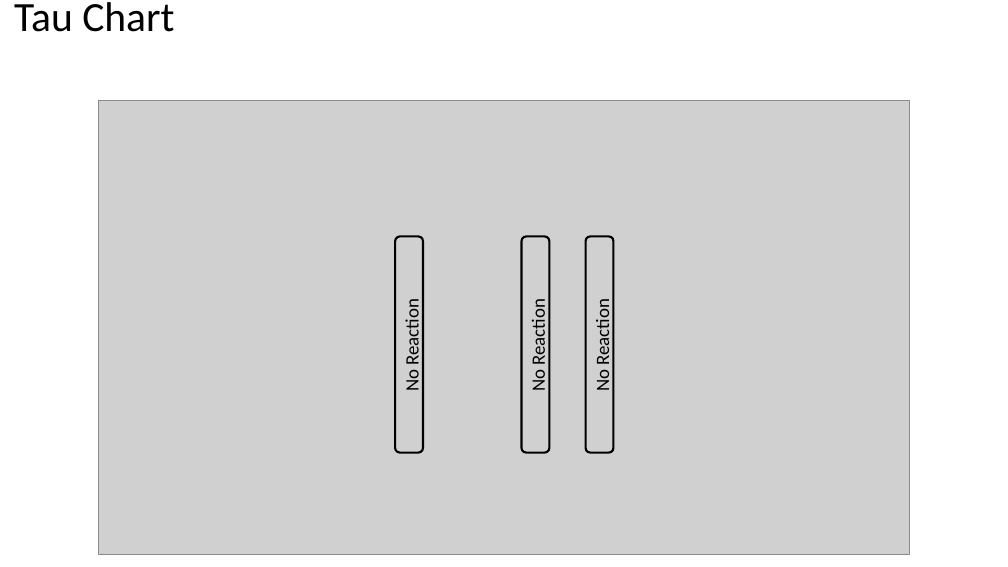
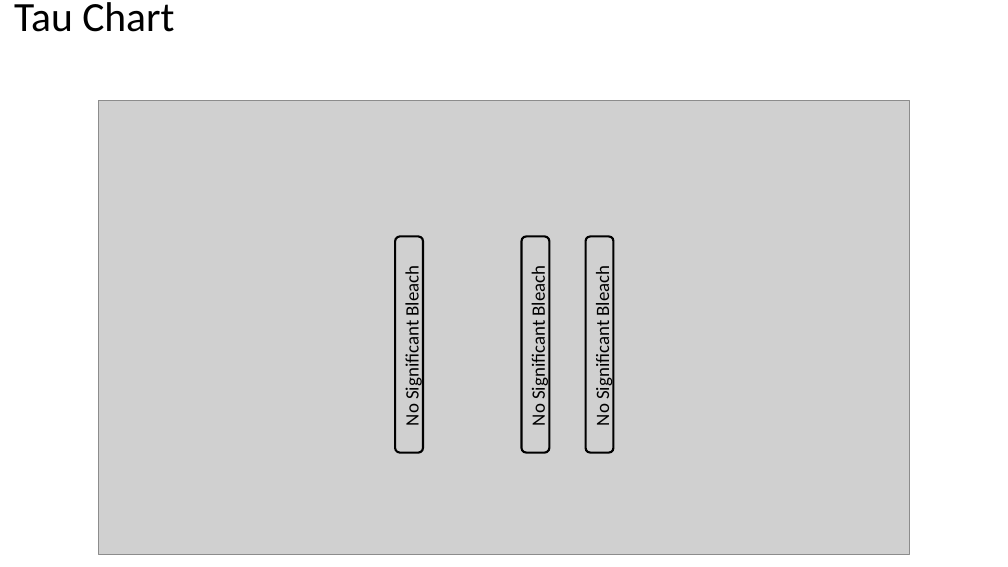
Before and after one commit to mdanderson03/SpectrePlex, a slide deck: slide 6 of experiments/10-11-22 h2o2 libh4 mcpba final kinetics/Dye Kinetics H2O2 vs mCPBA vs LiBH4 analysis.pptx (slide 5 before the commit). Drawn at 1008x567 pixels with LibreOffice and Linux fonts; fonts in the diff are those of the drawing; grey boxes stand for pictures. Boxes give left, top, right and bottom in pixels: in the first picture for what was removed or moved away, otherwise in the second. Text is boxed around its words. In the diff, an @@ line names an element or a change of style, - is before the commit and + after.

```diff
--- a/experiments/10-11-22 h2o2 libh4 mcpba final kinetics/Dye Kinetics H2O2 vs mCPBA vs LiBH4 analysis.pptx
+++ b/experiments/10-11-22 h2o2 libh4 mcpba final kinetics/Dye Kinetics H2O2 vs mCPBA vs LiBH4 analysis.pptx
@@ text at [401,270,424,426]: text changed @@
-No Reaction
+No Significant Bleach
@@ text at [527,270,550,426]: text changed @@
-No Reaction
+No Significant Bleach
@@ text at [591,270,614,426]: text changed @@
-No Reaction
+No Significant Bleach
```
Also in this commit, not shown: 1 slide added.
